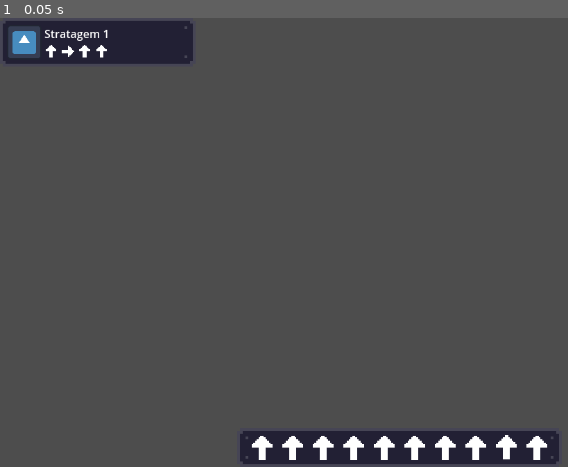
Above: before the commit, frame 1.
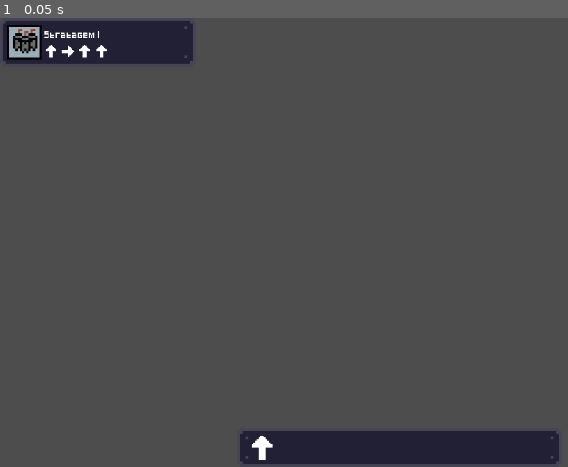
Above: after the commit, the same moment.

Repository: triangle-int/ld55
Game: Godot game, scene res://scenes/ui/game_ui.tscn
The game is run twice, just before and just after one commit, with the same random seed, the same clock (stepped at 60 frames per second) and the same inputs. This scene is started directly instead of the project's main scene. The engine's default icon, where the game draws it, is replaced by a stand-in: a white triangle on a blue panel in a dark square.
Inputs:
- Up to frame 1 (0.05 s): no input

The runs differ from the first frame. In frame 1, 1.5% of the frame differs, in the area x 1-97%, y 1-99%.

Commit message:
Added font and unit icons

Diff:
--- a/scenes/ui/game_ui.tscn
+++ b/scenes/ui/game_ui.tscn
@@ -1,8 +1,8 @@
 [gd_scene load_steps=7 format=3 uid="uid://cdk0kbjb8exv0"]
 
 [ext_resource type="Theme" uid="uid://bwxiatqpr5m2m" path="res://ui/ui_theme.tres" id="1_1sr5l"]
-[ext_resource type="Texture2D" uid="uid://dxoh4n4gamcqv" path="res://icon.svg" id="2_xecao"]
 [ext_resource type="Texture2D" uid="uid://di560e6vrrhmr" path="res://ui/sprites/stratagem_arrow_up.tres" id="3_b4xfx"]
+[ext_resource type="Texture2D" uid="uid://1ym3x8238fep" path="res://ui/sprites/stratagems/large.tres" id="3_nnjaf"]
 [ext_resource type="Texture2D" uid="uid://ratylv63txhp" path="res://ui/sprites/stratagem_arrow_right.tres" id="4_iaijl"]
 [ext_resource type="Texture2D" uid="uid://b3rijsd6a6mhh" path="res://ui/sprites/panel.png" id="5_u7ceq"]
 
@@ -47,7 +47,7 @@
 [node name="TextureRect" type="TextureRect" parent="AvailableStratagems/NinePatchRect/MarginContainer/HBoxContainer"]
 custom_minimum_size = Vector2(50, 50)
 layout_mode = 2
-texture = ExtResource("2_xecao")
+texture = ExtResource("3_nnjaf")
 expand_mode = 1
 stretch_mode = 4
 
@@ -57,6 +57,7 @@
 
 [node name="Label" type="Label" parent="AvailableStratagems/NinePatchRect/MarginContainer/HBoxContainer/VBoxContainer"]
 layout_mode = 2
+theme = ExtResource("1_1sr5l")
 text = "Stratagem 1"
 
 [node name="HBoxContainer" type="HBoxContainer" parent="AvailableStratagems/NinePatchRect/MarginContainer/HBoxContainer/VBoxContainer"]
@@ -135,75 +136,3 @@
 texture = ExtResource("3_b4xfx")
 expand_mode = 1
 stretch_mode = 4
-
-[node name="TextureRect2" type="TextureRect" parent="StratagemInput/MarginContainer/HBoxContainer"]
-texture_filter = 1
-custom_minimum_size = Vector2(40, 40)
-layout_mode = 2
-texture = ExtResource("3_b4xfx")
-expand_mode = 1
-stretch_mode = 4
-
-[node name="TextureRect3" type="TextureRect" parent="StratagemInput/MarginContainer/HBoxContainer"]
-texture_filter = 1
-custom_minimum_size = Vector2(40, 40)
-layout_mode = 2
-texture = ExtResource("3_b4xfx")
-expand_mode = 1
-stretch_mode = 4
-
-[node name="TextureRect4" type="TextureRect" parent="StratagemInput/MarginContainer/HBoxContainer"]
-texture_filter = 1
-custom_minimum_size = Vector2(40, 40)
-layout_mode = 2
-texture = ExtResource("3_b4xfx")
-expand_mode = 1
-stretch_mode = 4
-
-[node name="TextureRect5" type="TextureRect" parent="StratagemInput/MarginContainer/HBoxContainer"]
-texture_filter = 1
-custom_minimum_size = Vector2(40, 40)
-layout_mode = 2
-texture = ExtResource("3_b4xfx")
-expand_mode = 1
-stretch_mode = 4
-
-[node name="TextureRect6" type="TextureRect" parent="StratagemInput/MarginContainer/HBoxContainer"]
-texture_filter = 1
-custom_minimum_size = Vector2(40, 40)
-layout_mode = 2
-texture = ExtResource("3_b4xfx")
-expand_mode = 1
-stretch_mode = 4
-
-[node name="TextureRect7" type="TextureRect" parent="StratagemInput/MarginContainer/HBoxContainer"]
-texture_filter = 1
-custom_minimum_size = Vector2(40, 40)
-layout_mode = 2
-texture = ExtResource("3_b4xfx")
-expand_mode = 1
-stretch_mode = 4
-
-[node name="TextureRect8" type="TextureRect" parent="StratagemInput/MarginContainer/HBoxContainer"]
-texture_filter = 1
-custom_minimum_size = Vector2(40, 40)
-layout_mode = 2
-texture = ExtResource("3_b4xfx")
-expand_mode = 1
-stretch_mode = 4
-
-[node name="TextureRect9" type="TextureRect" parent="StratagemInput/MarginContainer/HBoxContainer"]
-texture_filter = 1
-custom_minimum_size = Vector2(40, 40)
-layout_mode = 2
-texture = ExtResource("3_b4xfx")
-expand_mode = 1
-stretch_mode = 4
-
-[node name="TextureRect10" type="TextureRect" parent="StratagemInput/MarginContainer/HBoxContainer"]
-texture_filter = 1
-custom_minimum_size = Vector2(40, 40)
-layout_mode = 2
-texture = ExtResource("3_b4xfx")
-expand_mode = 1
-stretch_mode = 4
--- /dev/null
+++ b/ui/sprites/stratagems/large.tres
@@ -0,0 +1,8 @@
+[gd_resource type="AtlasTexture" load_steps=2 format=3 uid="uid://1ym3x8238fep"]
+
+[ext_resource type="Texture2D" uid="uid://c1j5fpniv1b6h" path="res://ui/sprites/stratagems/units.png" id="1_3wyvb"]
+
+[resource]
+atlas = ExtResource("1_3wyvb")
+region = Rect2(32, 2.08165e-12, 16, 16)
+margin = Rect2(2.08165e-12, 2.08165e-12, 2.08165e-12, 2.08165e-12)
--- /dev/null
+++ b/ui/sprites/stratagems/medium.tres
@@ -0,0 +1,8 @@
+[gd_resource type="AtlasTexture" load_steps=2 format=3 uid="uid://bbdi0kg8j7mxx"]
+
+[ext_resource type="Texture2D" uid="uid://c1j5fpniv1b6h" path="res://ui/sprites/stratagems/units.png" id="1_7gsyv"]
+
+[resource]
+atlas = ExtResource("1_7gsyv")
+region = Rect2(16, 2.08165e-12, 16, 16)
+margin = Rect2(2.08165e-12, 2.08165e-12, 2.08165e-12, 2.08165e-12)
--- /dev/null
+++ b/ui/sprites/stratagems/small.tres
@@ -0,0 +1,8 @@
+[gd_resource type="AtlasTexture" load_steps=2 format=3 uid="uid://bvytwa5dirjx0"]
+
+[ext_resource type="Texture2D" uid="uid://c1j5fpniv1b6h" path="res://ui/sprites/stratagems/units.png" id="1_yyksf"]
+
+[resource]
+atlas = ExtResource("1_yyksf")
+region = Rect2(2.08165e-12, 2.08165e-12, 16, 16)
+margin = Rect2(2.08165e-12, 2.08165e-12, 2.08165e-12, 2.08165e-12)
--- a/ui/ui_theme.tres
+++ b/ui/ui_theme.tres
@@ -1,6 +1,7 @@
-[gd_resource type="Theme" load_steps=3 format=3 uid="uid://bwxiatqpr5m2m"]
+[gd_resource type="Theme" load_steps=4 format=3 uid="uid://bwxiatqpr5m2m"]
 
 [ext_resource type="Texture2D" uid="uid://b3rijsd6a6mhh" path="res://ui/sprites/panel.png" id="1_gnoap"]
+[ext_resource type="FontFile" uid="uid://cq76w0aweapa8" path="res://fonts/Pixeled.ttf" id="1_mmcjh"]
 
 [sub_resource type="StyleBoxTexture" id="StyleBoxTexture_0ecpl"]
 texture = ExtResource("1_gnoap")
@@ -10,4 +11,6 @@
 texture_margin_bottom = 16.0
 
 [resource]
+Label/font_sizes/font_size = 8
+Label/fonts/font = ExtResource("1_mmcjh")
 PanelContainer/styles/panel = SubResource("StyleBoxTexture_0ecpl")
Binary file added: fonts/Pixeled.ttf
Not shown, added: fonts/Pixeled.ttf.import
Binary file added: ui/sprites/stratagems/units.png
Not shown, added: ui/sprites/stratagems/units.png.import
